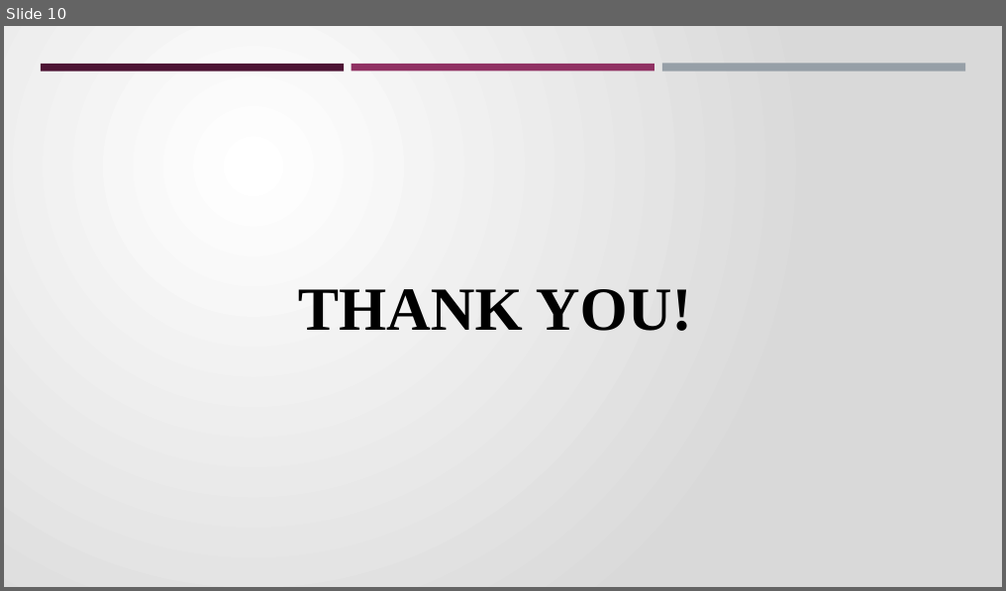
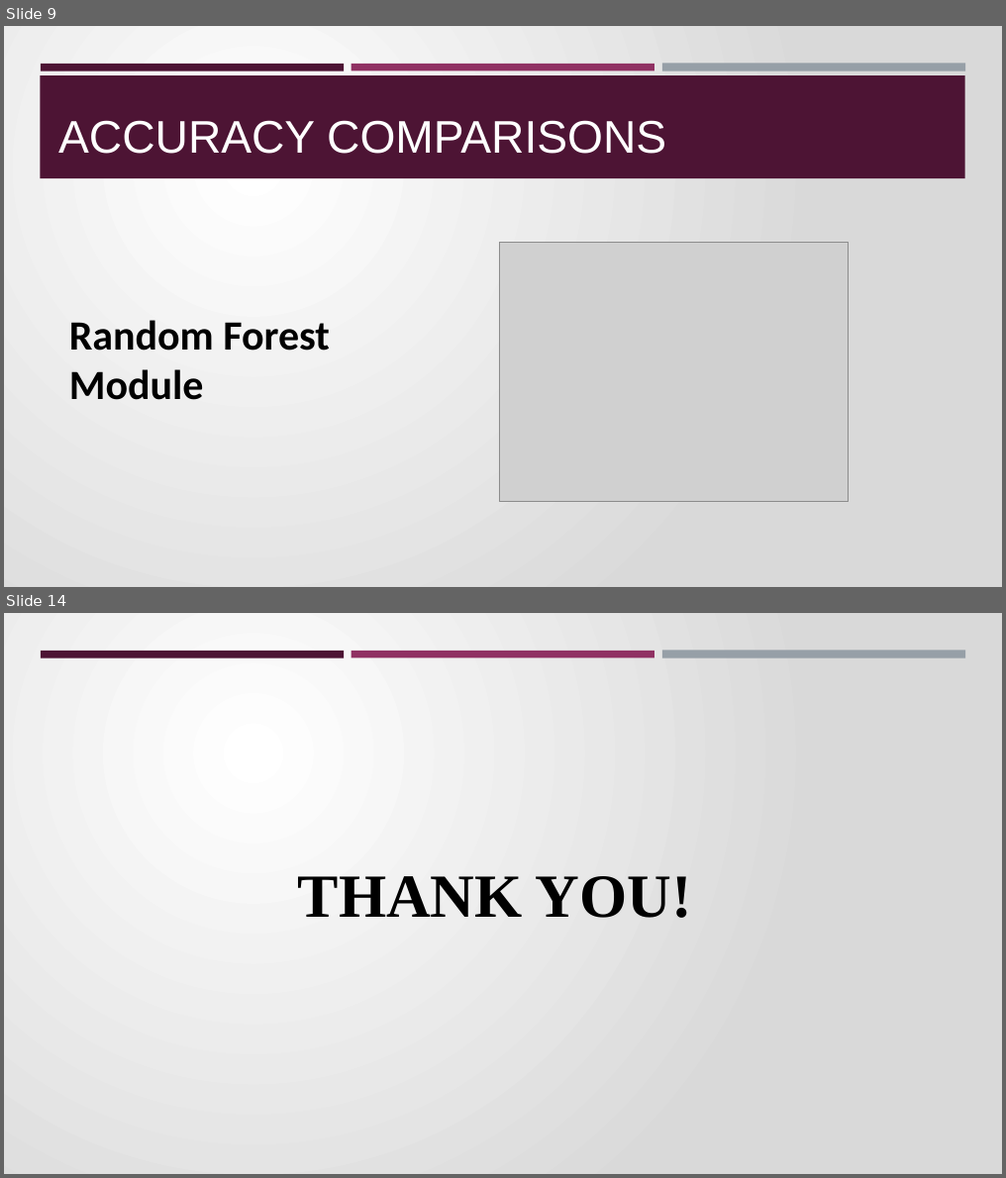
Before and after one commit to candidamg/Brain_Stroke_Prediction, a slide deck: Brain_Stroke_PP.pptx. Shown one above the other, each under a label of ours: slide 10 before the commit, slides 9 and 14 after it; the slides between them are not shown. The pictures are 1006x591 and 1006x1178 pixels, drawn with LibreOffice and Linux fonts; fonts in the diff are those of the drawing; grey boxes stand for pictures; background and template pictures are left out. Boxes give left, top, right and bottom in pixels: in the first picture for what was removed or moved away, otherwise in the second. Text is boxed around its words. In the diff, an @@ line names an element or a change of style, - is before the commit and + after.

```diff
--- a/Brain_Stroke_PP.pptx
+++ b/Brain_Stroke_PP.pptx
@@ slide 9 added at [4, 26, 1002, 587], background gradient #FFFFFF to #D9D9D9; not listed: 3 template elements that a slide beside it also shows @@
@@ rectangle added at [40, 76, 965, 178], fill #4D1434 @@
@@ title added at [58, 120, 666, 154], 44 pt, text #FFFFFF @@
+ACCURACY COMPARISONS
@@ picture added at [499, 243, 848, 502] @@
@@ text added at [69, 320, 330, 400], 40 pt, text #000000, bold @@
+Random Forest Module
@@ what was slide 10 is now slide 14 @@
```
Also in this commit, not shown: 7 slides changed, 5 other slides added, 2 slides removed.
